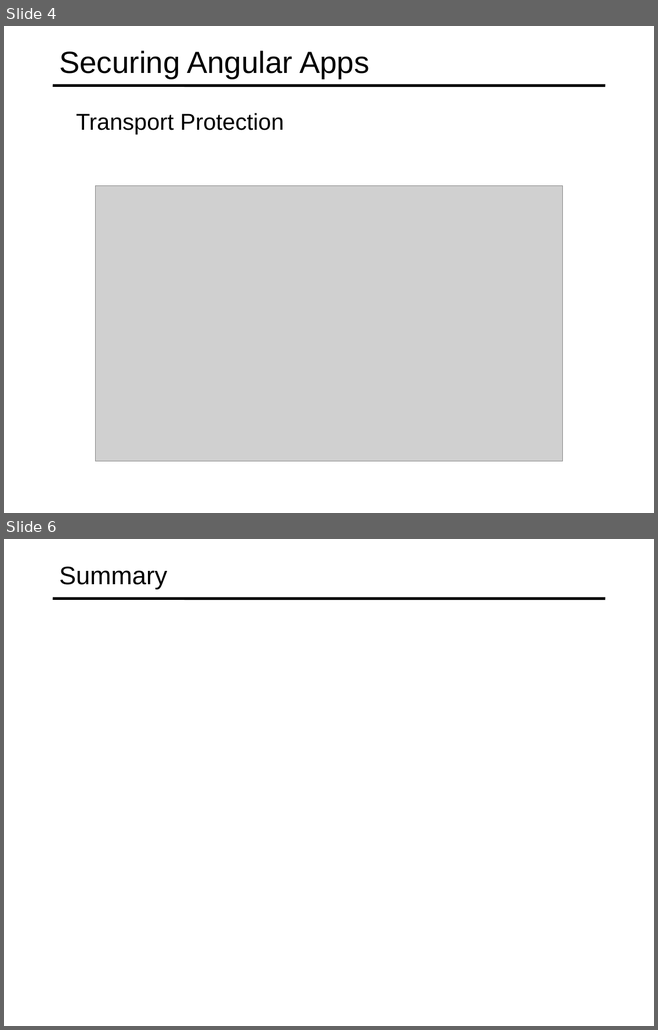
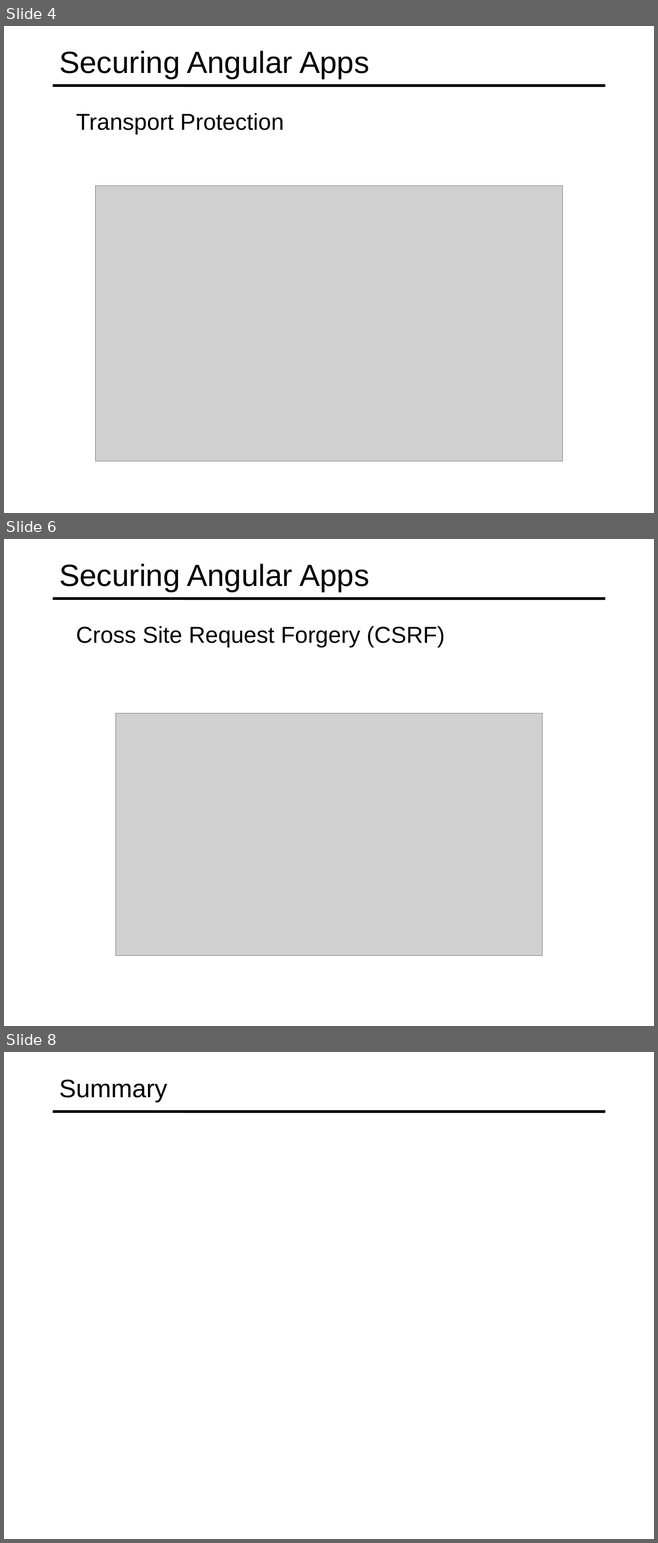
Before and after one commit to specter01wj/Jago_Link_Training, a slide deck: Angular/Interview Lectures/Web Security/Angular_web security.ppt. Shown one above the other, each under a label of ours: slides 4 and 6 before the commit, slides 4, 6 and 8 after it; the slides between them are not shown. The pictures are 658x1030 and 658x1543 pixels, drawn with LibreOffice and Linux fonts; fonts in the diff are those of the drawing; grey boxes stand for pictures. Boxes give left, top, right and bottom in pixels: in the first picture for what was removed or moved away, otherwise in the second. Text is boxed around its words. In the diff, an @@ line names an element or a change of style, - is before the commit and + after.

```diff
--- a/Angular/Interview Lectures/Web Security/Angular_web security.ppt
+++ b/Angular/Interview Lectures/Web Security/Angular_web security.ppt
@@ slide 6 added at bbox=[4, 539, 654, 1026], background #FFFFFF; not listed: 1 template element that a slide beside it also shows @@
@@ title added at bbox=[59, 563, 369, 592], 34 pt, text #000000 @@
+Securing Angular Apps
@@ text added at bbox=[76, 626, 445, 647], 25.5 pt, text #000000 @@
+  Cross Site Request Forgery (CSRF)
@@ picture added at bbox=[116, 714, 542, 956] @@
@@ what was slide 6 is now slide 8 @@
```
Also in this commit, not shown: 1 slide changed, 1 other slide added, 2 other files.
